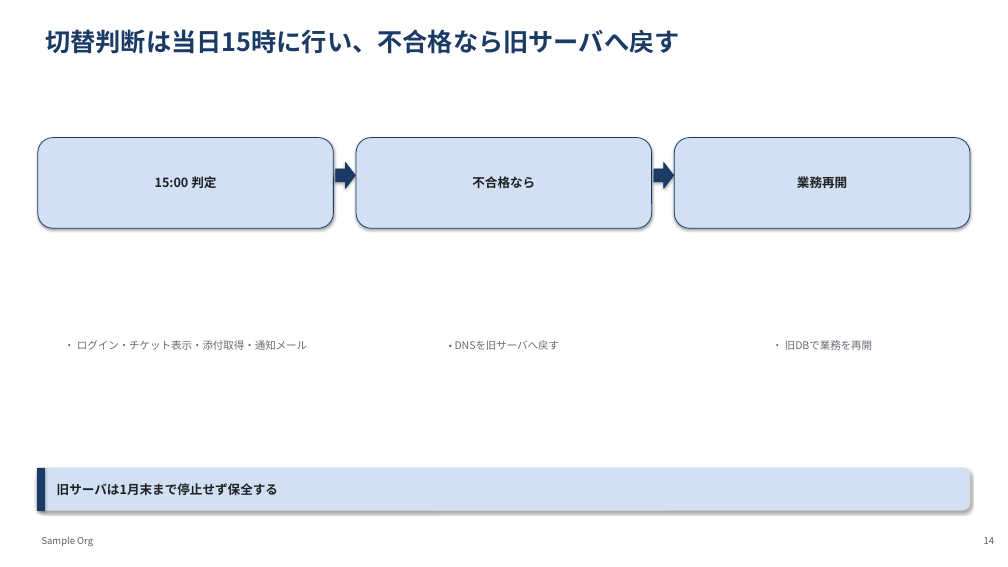
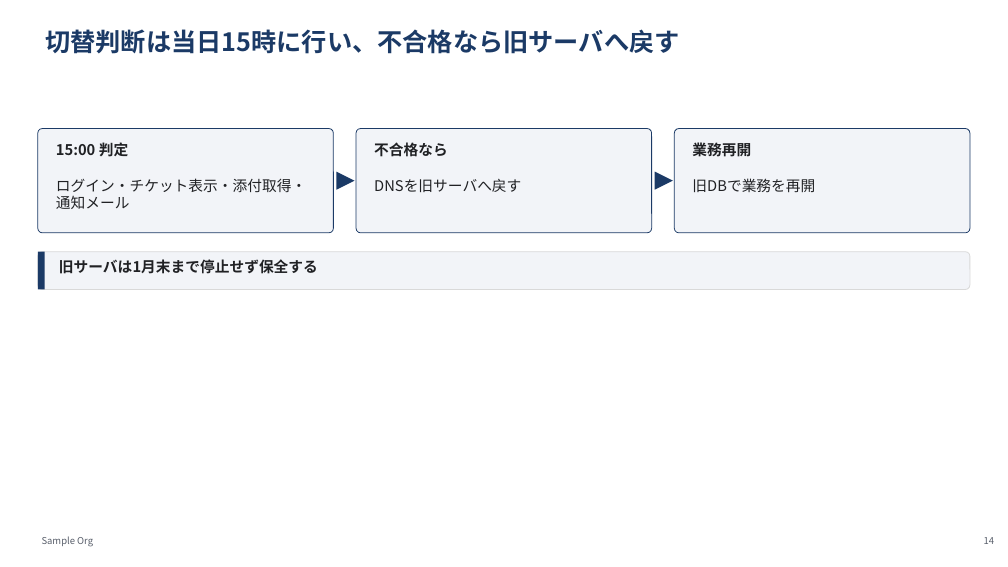
Before and after one commit to YHirano7/Artifacts, a slide deck: slide 14 of skills/pptx-deck/examples/redmine-migration/redmine-migration.pptx. Drawn at 1008x567 pixels with LibreOffice and Linux fonts; fonts in the diff are those of the drawing. Boxes give left, top, right and bottom in pixels: in the first picture for what was removed or moved away, otherwise in the second. Text is boxed around its words. In the diff, an @@ line names an element or a change of style, - is before the commit and + after.

```diff
--- a/skills/pptx-deck/examples/redmine-migration/redmine-migration.pptx
+++ b/skills/pptx-deck/examples/redmine-migration/redmine-migration.pptx
@@ rounded rectangle added at (38, 129, 333, 233), fill #F2F4F8, outline #1B3A66 0.75 pt @@
@@ text "15:00 判定": place and size @@
-text "15:00 判定" at (38, 138, 333, 228)
+text "15:00 判定" at (56, 142, 128, 157)
@@ rounded rectangle added at (356, 129, 652, 233), fill #F2F4F8, outline #1B3A66 0.75 pt @@
@@ size 12 to 14 pt; alignment centre to left; vertical alignment middle to top; fill #D2E0F3 to none; outline #1B3A66 0.75 pt to none; shadow off in 3 elements at (692, 140, 751, 159), (56, 142, 128, 157), (374, 142, 448, 157) @@
@@ text "不合格なら": place and size @@
-text "不合格なら" at (356, 138, 652, 228)
+text "不合格なら" at (374, 142, 448, 157)
@@ rounded rectangle added at (675, 129, 970, 233), fill #F2F4F8, outline #1B3A66 0.75 pt @@
@@ text "業務再開": place and size @@
-text "業務再開" at (675, 138, 970, 228)
+text "業務再開" at (692, 140, 751, 159)
@@ text at (56, 178, 306, 209): text changed; size 10 to 14 pt; text colour #696C76 to #202124 @@
-• ログイン・チケット表示・添付取得・通知メール
+ログイン・チケット表示・添付取得・通知メール
@@ right arrow removed at (336, 163, 355, 188) @@
@@ triangle added at (337, 172, 355, 190), fill #1B3A66 @@
@@ vertical alignment middle to top in 3 elements at (692, 178, 815, 192), (56, 178, 306, 209), (374, 179, 521, 192) @@
@@ text at (374, 179, 521, 192): text changed; size 10 to 14 pt; text colour #696C76 to #202124 @@
-• DNSを旧サーバへ戻す
+DNSを旧サーバへ戻す
@@ right arrow removed at (654, 163, 674, 188) @@
@@ triangle added at (655, 172, 673, 190), fill #1B3A66 @@
@@ text at (692, 178, 815, 192): text changed; size 10 to 14 pt; text colour #696C76 to #202124 @@
-• 旧DBで業務を再開
+旧DBで業務を再開
@@ rounded rectangle added at (38, 252, 970, 290), fill #F2F4F8, outline #D9D9D9 0.75 pt @@
@@ rectangle added at (38, 252, 45, 290), fill #1B3A66 @@
@@ text "旧サーバは1月末まで停止せず保全する": place and size @@
-text "旧サーバは1月末まで停止せず保全する" at (57, 483, 278, 495)
+text "旧サーバは1月末まで停止せず保全する" at (59, 259, 318, 274)
@@ text "旧サーバは1月末まで停止せず保全する" at (59, 259, 318, 274): size 12 to 14 pt; vertical alignment middle to top @@
@@ rounded rectangle removed at (38, 468, 970, 510) @@
@@ rectangle removed at (38, 468, 45, 510) @@
```
Also in this commit, not shown: 3 other slides changed, 41 other files.
